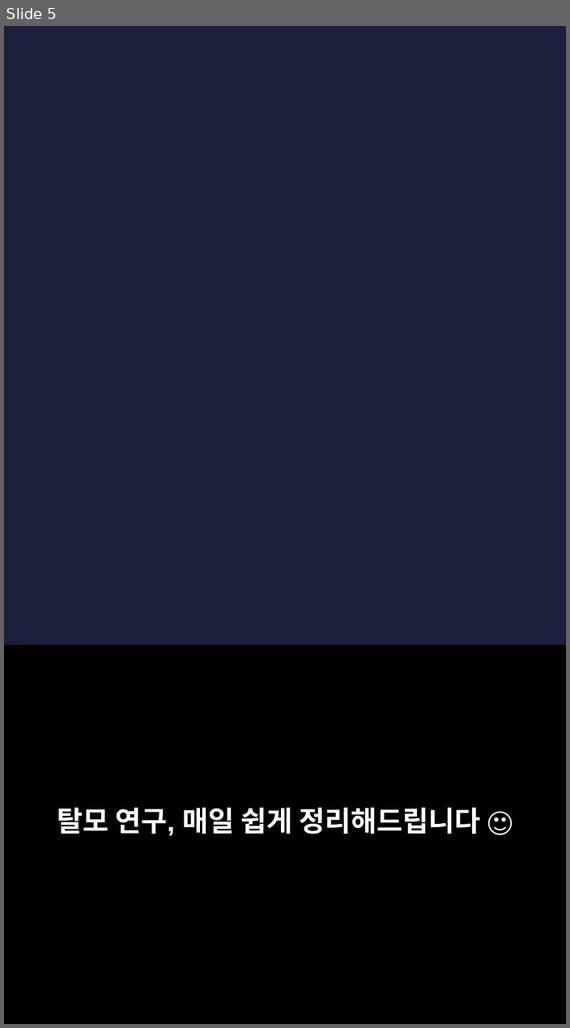
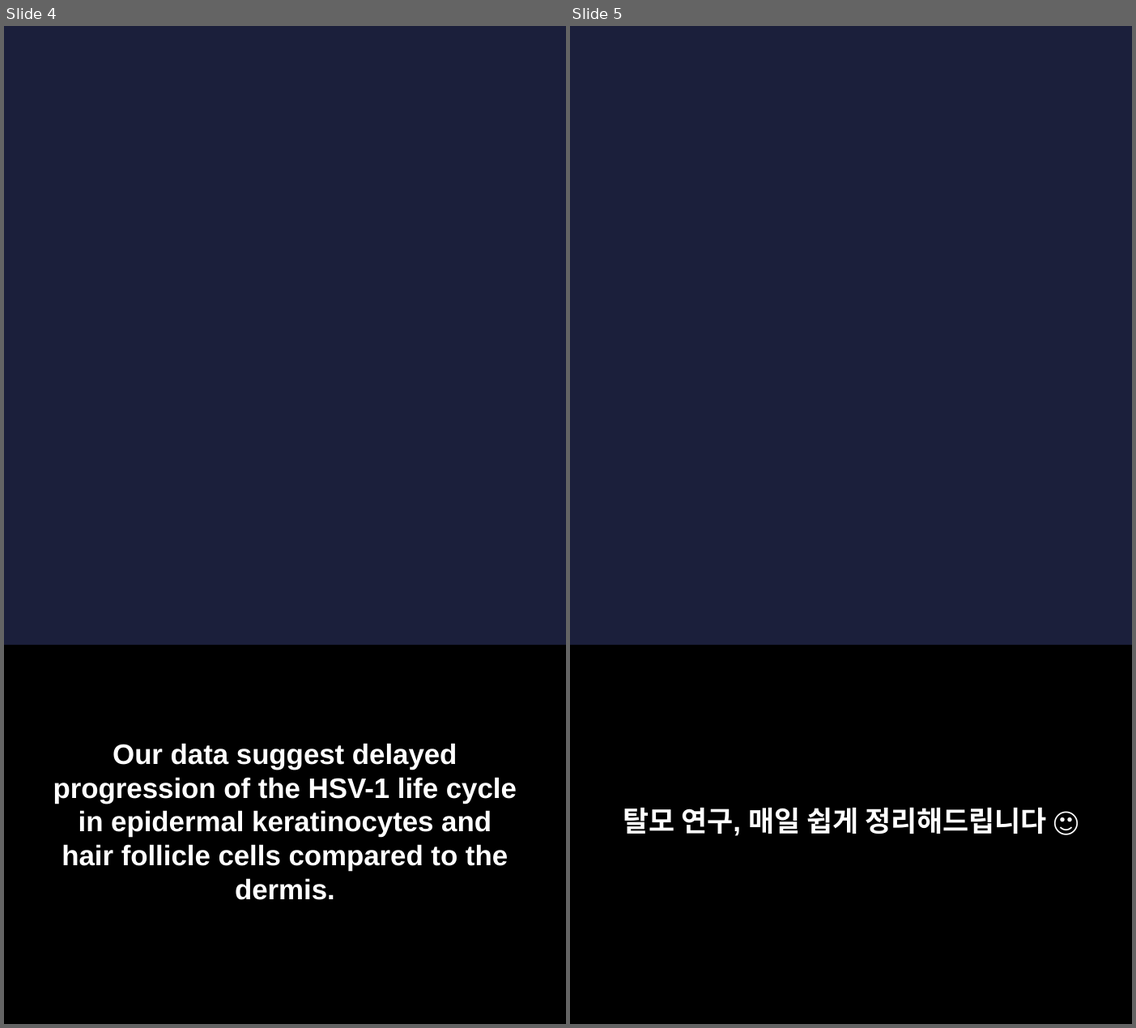
Before and after one commit to hyokang2010-BJ-ANTH/product-builder-test, a slide deck: pwa/data/latest/slides.pptx. Shown side by side, each under a label of ours: slide 5 before the commit, slides 4 and 5 after it. The pictures are 570x1028 and 1136x1028 pixels, drawn with LibreOffice and Linux fonts; fonts in the diff are those of the drawing; background and template pictures are left out. Boxes give left, top, right and bottom in pixels: in the first picture for what was removed or moved away, otherwise in the second. Text is boxed around its words. In the diff, an @@ line names an element or a change of style, - is before the commit and + after.

```diff
--- a/pwa/data/latest/slides.pptx
+++ b/pwa/data/latest/slides.pptx
@@ slide 4 added at (4, 26, 566, 1024), background picture (left out) @@
@@ rectangle added at (4, 646, 566, 1024), fill #000000 @@
@@ text added at (53, 743, 517, 900), 22 pt, text #FFFFFF, bold @@
+Our data suggest delayed progression of the HSV-1 life cycle in epidermal keratinocytes and hair follicle cells compared to the dermis.
```
Also in this commit, not shown: 4 slides changed, 2 other slides added, 3 slides removed, 26 other files.
